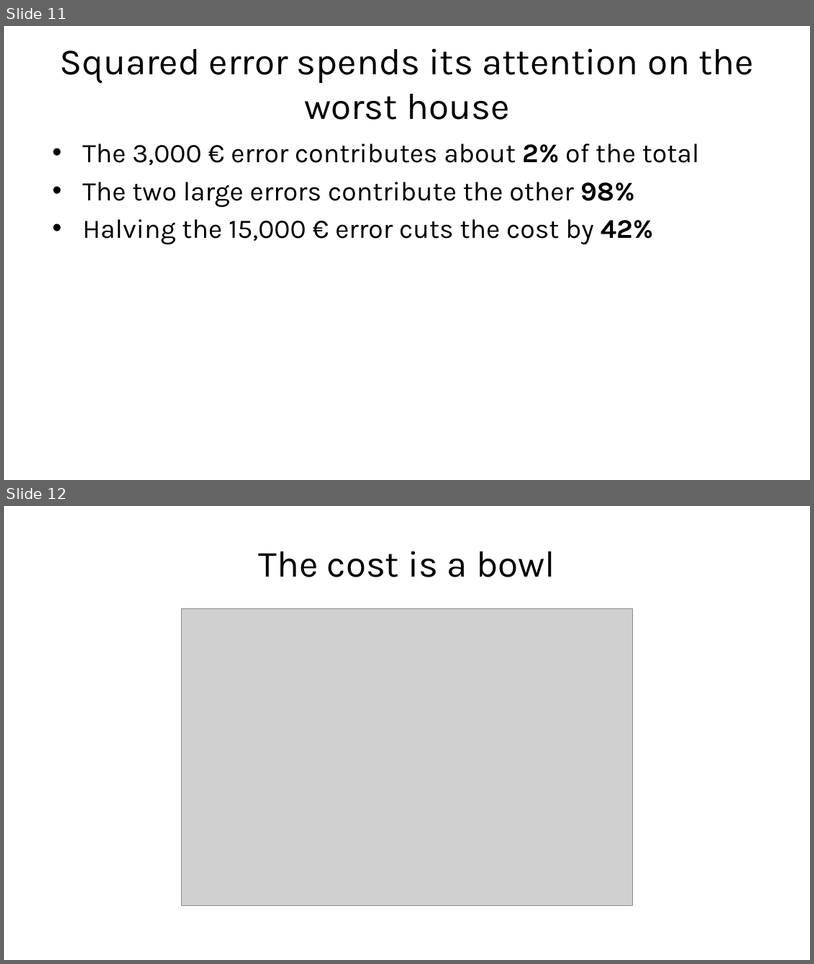
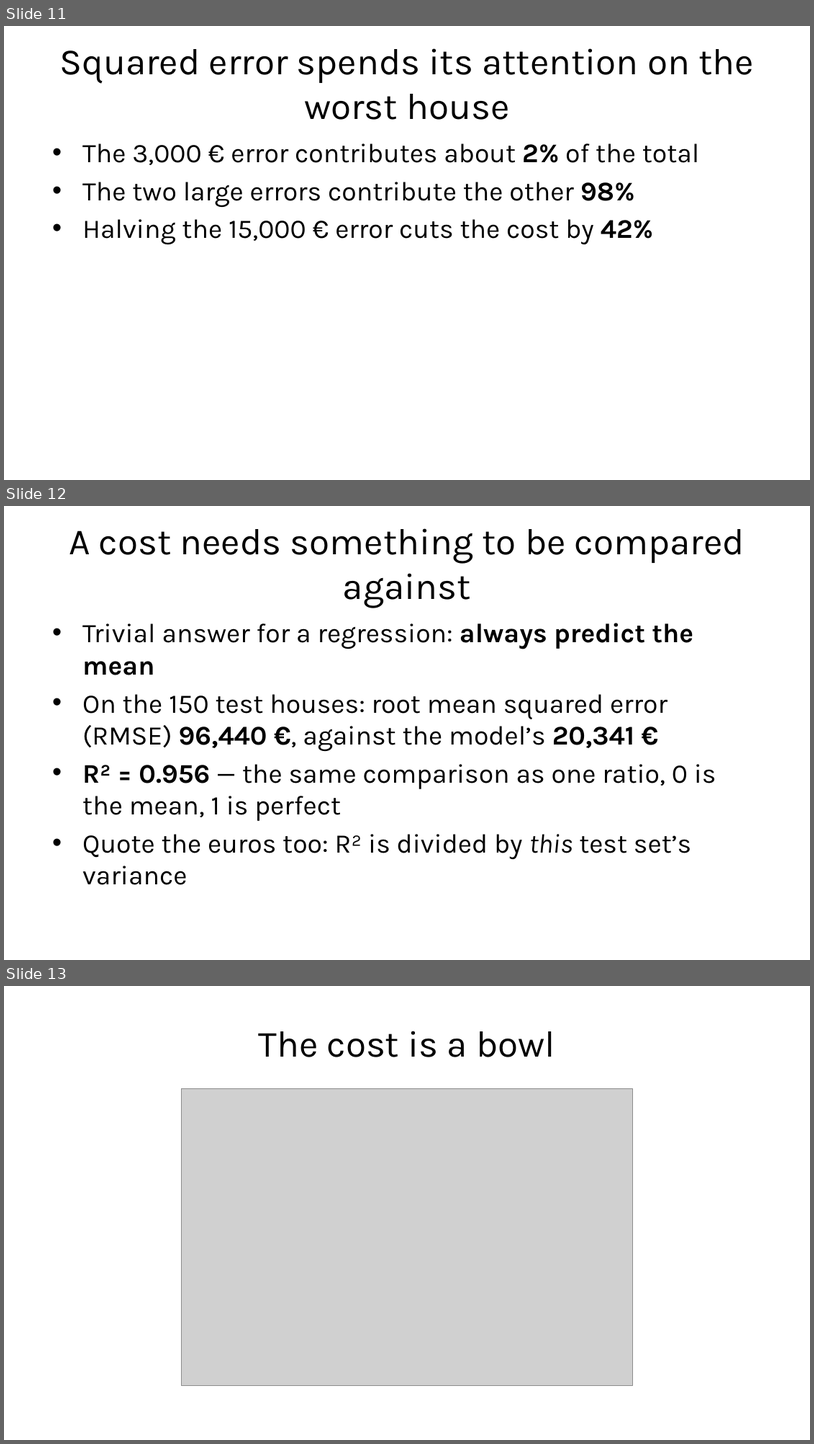
Before and after one commit to fabioantonini/technologies-for-artificial-intelligence, a slide deck: Lessons/03_regression/Slides/regression_slides.pptx. Shown one above the other, each under a label of ours: slides 11 and 12 before the commit, slides 11, 12 and 13 after it. The pictures are 814x964 and 814x1444 pixels, drawn with LibreOffice and Linux fonts; fonts in the diff are those of the drawing; grey boxes stand for pictures; background and template pictures are left out. Boxes give left, top, right and bottom in pixels: in the first picture for what was removed or moved away, otherwise in the second. Text is boxed around its words. In the diff, an @@ line names an element or a change of style, - is before the commit and + after.

```diff
--- a/Lessons/03_regression/Slides/regression_slides.pptx
+++ b/Lessons/03_regression/Slides/regression_slides.pptx
@@ slide 12 added at box(4, 506, 810, 960), background #FFFFFF @@
@@ title added at box(69, 528, 745, 608), 33 pt, text #1A1A1A @@
+A cost needs something to be compared against
@@ text added at box(82, 623, 717, 885), 24 pt, text #1A1A1A @@
+• Trivial answer for a regression: always predict the mean
+• On the 150 test houses: root mean squared error (RMSE) 96,440 €, against the model’s 20,341 €
+• R² = 0.956 — the same comparison as one ratio, 0 is the mean, 1 is perfect
+• Quote the euros too: R² is divided by this test set’s variance
@@ what was slide 12 is now slide 13 @@
```
Also in this commit, not shown: 8 other files.
